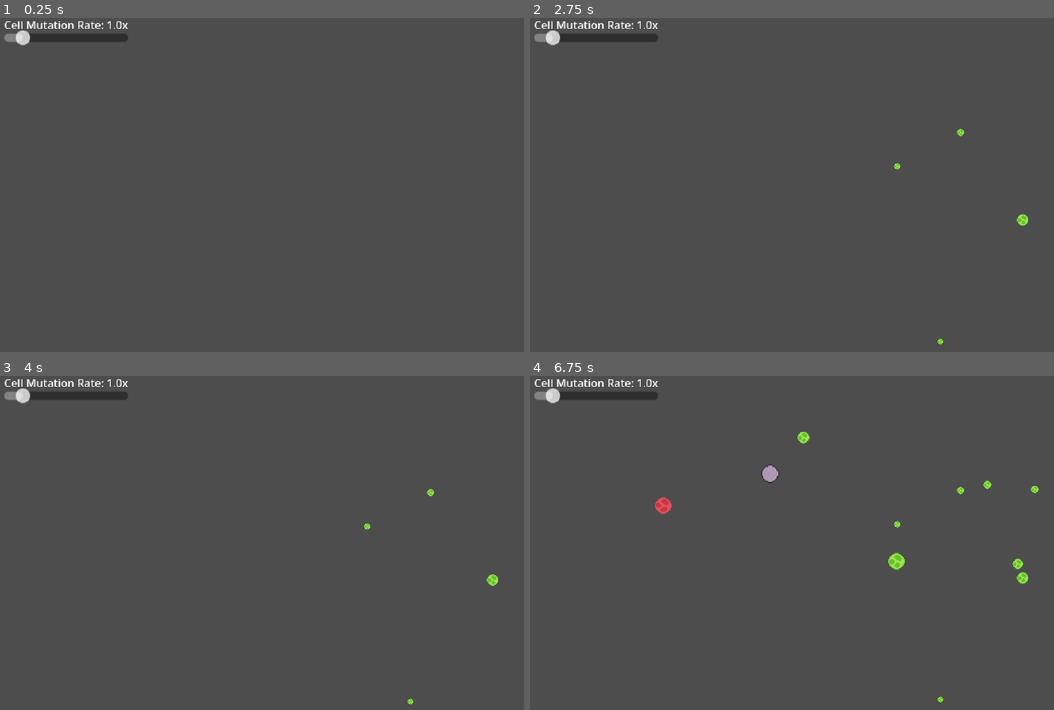
Above: before the commit, frames 1-4 (two rows, left to right).
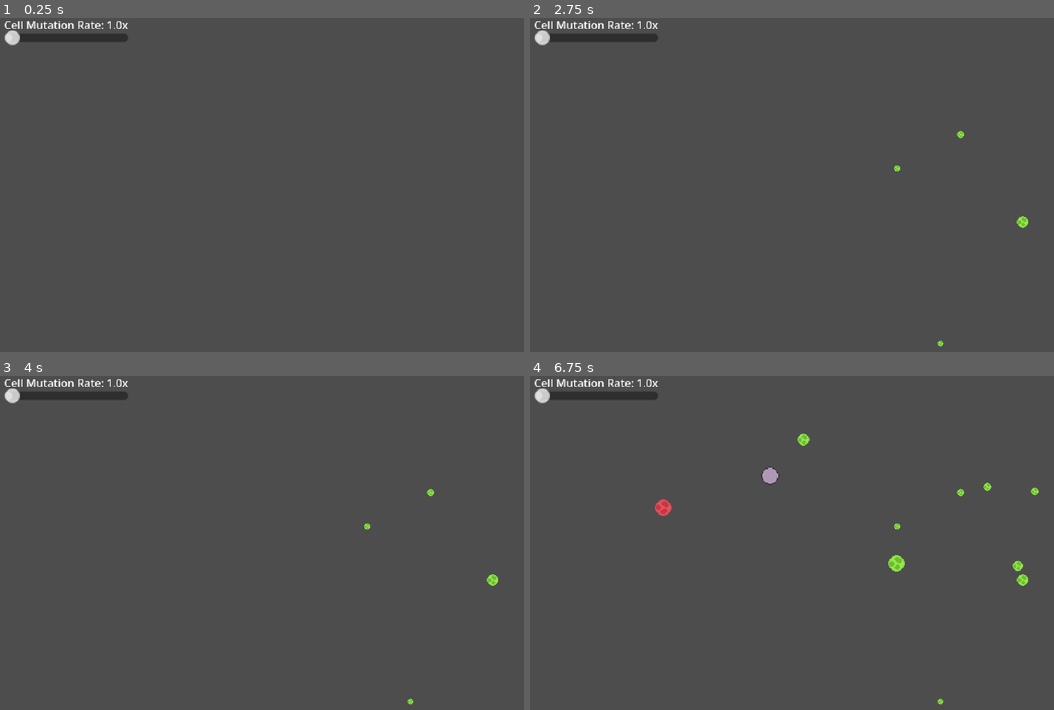
Above: after the commit, the same moments.

Repository: 255-Ping/Cells
Game: Godot game, scene res://Assets/Scenes/main.tscn
Same seed, same stepped clock (60 frames per second), same inputs: the game is played once before the commit and once after it. Before the commit the project starts from res://Scenes/main.tscn.
Inputs (mouse positions are in pixels of both pictures, inside the frame that each line leads up to):
- Up to frame 1 (0.25 s): no input
- Up to frame 2 (2.75 s): tap Enter at 0.5, 2 s; move the mouse to (1012, 185) at 0.52 s; tap S (camera_move_down) at 0.6 s; tap Space at 1.25 s; move the mouse to (729, 225) at 1.27 s; tap A (camera_move_left) at 1.35 s; move the mouse to (928, 121) at 2.02 s; tap D (camera_move_right) at 2.1 s
- Up to frame 3 (4 s): move the mouse to (298, 639) at 2.77 s; tap W (camera_move_up) at 2.85 s; tap Space at 3.5 s; move the mouse to (outside the picture) at 3.52 s; click (outside the picture) at 3.6 s
- Up to frame 4 (6.75 s): tap Enter at 4.25 s; move the mouse to (661, 506) at 4.27 s; tap M (spawn_meat) at 4.35 s; tap Space at 5 s; move the mouse to (896, 563) at 5.02 s; tap P (spawn_plant) at 5.1 s; move the mouse to (765, 469) at 5.77 s; tap C (spawn_random_cell) at 5.85 s; move the mouse to (1012, 543) at 6.52 s; tap S (camera_move_down) at 6.6 s

The runs differ from the first frame. In frame 1, 0.2% of the frame differs, in the area x 0-6%, y 3-9%; in frame 2, 0.3%; in frame 3, 0.2%; in frame 4, 0.7%, in the area x 0-98%, y 3-99%.

Commit message:
Species mutation and project restructuring

Diff:
--- a/Scenes/camera_controller.tscn
+++ b/Assets/Scenes/camera_controller.tscn
@@ -1,6 +1,6 @@
 [gd_scene format=3 uid="uid://bfbd6u6hy630j"]
 
-[ext_resource type="Script" uid="uid://jk4qyfhjhpnr" path="res://Scripts/camera_controller.gd" id="1_wovnw"]
+[ext_resource type="Script" uid="uid://xglwbirx5d1o" path="res://Assets/Scripts/camera_controller.gd" id="1_wovnw"]
 
 [node name="CameraController" type="Node2D" unique_id=2023753891]
 script = ExtResource("1_wovnw")
--- a/Scenes/cell.tscn
+++ b/Assets/Scenes/cell.tscn
@@ -1,8 +1,8 @@
 [gd_scene format=3 uid="uid://dy7v23qbb67yj"]
 
-[ext_resource type="Script" uid="uid://b25ehul0or7qe" path="res://Scripts/Cell/cell.gd" id="1_da881"]
-[ext_resource type="Texture2D" uid="uid://q8p7ue7reuji" path="res://Textures/cell.png" id="1_efq80"]
-[ext_resource type="FontFile" uid="uid://bknr6fkaj7uy4" path="res://Textures/Fonts/VCR_OSD_MONO_1.001.ttf" id="3_gilj4"]
+[ext_resource type="Script" uid="uid://cmi4laqu42vrj" path="res://Assets/Scripts/Cell/cell.gd" id="1_da881"]
+[ext_resource type="Texture2D" uid="uid://q8p7ue7reuji" path="res://Assets/Textures/cell.png" id="1_efq80"]
+[ext_resource type="FontFile" uid="uid://bknr6fkaj7uy4" path="res://Assets/Textures/Fonts/VCR_OSD_MONO_1.001.ttf" id="3_gilj4"]
 
 [sub_resource type="CircleShape2D" id="CircleShape2D_da881"]
 radius = 25.0
--- /dev/null
+++ b/Assets/Scenes/main.tscn
@@ -0,0 +1,10 @@
+[gd_scene format=3 uid="uid://bxjm8g8by244w"]
+
+[ext_resource type="Script" uid="uid://b7ejdg235d87w" path="res://Assets/Scripts/main.gd" id="1_jjgbg"]
+[ext_resource type="PackedScene" uid="uid://bfbd6u6hy630j" path="res://Assets/Scenes/camera_controller.tscn" id="2_8gbba"]
+
+[node name="PetriDish" type="Node2D" unique_id=1481378124]
+script = ExtResource("1_jjgbg")
+
+[node name="CameraController" parent="." unique_id=2065754908 instance=ExtResource("2_8gbba")]
+script = null
--- a/Scenes/meat.tscn
+++ b/Assets/Scenes/meat.tscn
@@ -1,7 +1,7 @@
 [gd_scene format=3 uid="uid://b0vrwv40croxl"]
 
-[ext_resource type="Texture2D" uid="uid://chmr7oygrcfh3" path="res://Textures/meat.png" id="1_7sx37"]
-[ext_resource type="Script" uid="uid://dvnbvt8g7f20q" path="res://Scripts/meat.gd" id="1_p2df8"]
+[ext_resource type="Texture2D" uid="uid://chmr7oygrcfh3" path="res://Assets/Textures/meat.png" id="1_7sx37"]
+[ext_resource type="Script" uid="uid://brgm3eyy1cwjk" path="res://Assets/Scripts/WorldObjects/meat.gd" id="1_p2df8"]
 
 [sub_resource type="CircleShape2D" id="CircleShape2D_p2df8"]
 radius = 11.045361
--- a/Scenes/plant.tscn
+++ b/Assets/Scenes/plant.tscn
@@ -1,7 +1,7 @@
 [gd_scene format=3 uid="uid://cml2iik2kb5i0"]
 
-[ext_resource type="Script" uid="uid://81q38seomhno" path="res://Scripts/plant.gd" id="1_6gypx"]
-[ext_resource type="Texture2D" uid="uid://cjqxtpemp0ee4" path="res://Textures/plant.png" id="1_fgu4o"]
+[ext_resource type="Script" uid="uid://dq6evdqf2f0dp" path="res://Assets/Scripts/WorldObjects/plant.gd" id="1_6gypx"]
+[ext_resource type="Texture2D" uid="uid://cjqxtpemp0ee4" path="res://Assets/Textures/plant.png" id="1_fgu4o"]
 
 [sub_resource type="CircleShape2D" id="CircleShape2D_6gypx"]
 radius = 11.045361
--- a/Scripts/Cell/cell.gd
+++ b/Assets/Scripts/Cell/cell.gd
@@ -15,6 +15,7 @@
 var diet_type: String
 var birth_type: String
 var parent: Node
+var parent_species_uuid: String
 
 #Targeting Variables
 var targets: Array
@@ -57,10 +58,14 @@
 var color: Color
 var damage_cooldown: float
 
+#Main class variable
 var main
 
 @onready var stats_panel = $Panel
 
+################
+#READY FUNCTION#
+################
 func _ready() -> void:
 	main = get_parent()
 	cell_uuid = gcs.create_uuid() #Generate new cell uuid
@@ -75,6 +80,7 @@
 		if diet_selector == 3:
 			diet_type = "herbivore"
 		species_uuid = gcs.create_uuid() #Generate new species uuid
+		parent_species_uuid = gcs.create_uuid()
 		color = Color(rng.randf_range(0.1,0.9),rng.randf_range(0.1,0.9),rng.randf_range(0.1,0.9),1.0)
 		growth_speed = rng.randf_range(0.000025,0.001)
 		movement_change = rng.randf_range(0.00001,0.01)
@@ -89,11 +95,22 @@
 		birth_hunger = rng.randf_range(1.5, birth_max_hunger * 0.75)
 
 #Cell is BORN
-	elif birth_type == "born":
+	elif birth_type.contains("born"):
 		if !parent:
 			queue_free()
+		if birth_type.contains("mutate"):
+			species_uuid = gcs.create_uuid()
+			parent_species_uuid = parent.species_uuid
+			color.r = gcs.create_rand_stat_from_stat(parent.color.r, 0.075 * main.cell_mutation_rate)
+			color.g = gcs.create_rand_stat_from_stat(parent.color.g, 0.075 * main.cell_mutation_rate)
+			color.b = gcs.create_rand_stat_from_stat(parent.color.b, 0.075 * main.cell_mutation_rate)
+		else:
+			species_uuid = parent.species_uuid
+			parent_species_uuid = parent.parent_species_uuid
+			color.r = gcs.create_rand_stat_from_stat(parent.color.r, 0.005 * main.cell_mutation_rate)
+			color.g = gcs.create_rand_stat_from_stat(parent.color.g, 0.005 * main.cell_mutation_rate)
+			color.b = gcs.create_rand_stat_from_stat(parent.color.b, 0.005 * main.cell_mutation_rate)
 		diet_type = parent.diet_type
-		species_uuid = parent.species_uuid
 		growth_speed = gcs.create_rand_stat_from_stat(parent.growth_speed, 0.000005 * main.cell_mutation_rate)
 		movement_change = gcs.create_rand_stat_from_stat(parent.movement_change, 0.00005 * main.cell_mutation_rate)
 		birth_damage = gcs.create_rand_stat_from_stat(parent.birth_damage, 0.05 * main.cell_mutation_rate)
@@ -105,11 +122,8 @@
 		hunger_drain = gcs.create_rand_stat_from_stat(parent.hunger_drain, 0.00005 * main.cell_mutation_rate)
 		growth_hunger = gcs.create_rand_stat_from_stat(parent.growth_hunger, 0.0005 * main.cell_mutation_rate)
 		birth_hunger = gcs.create_rand_stat_from_stat(parent.birth_hunger, 0.0005 * main.cell_mutation_rate)
-		color.r = gcs.create_rand_stat_from_stat(parent.color.r, 0.005 * main.cell_mutation_rate)
-		color.g = gcs.create_rand_stat_from_stat(parent.color.g, 0.005 * main.cell_mutation_rate)
-		color.b = gcs.create_rand_stat_from_stat(parent.color.b, 0.005 * main.cell_mutation_rate)
-
-#Apply stats
+
+#Apply stats to cell
 	$CollisionPolygon2D/Sprite2D.modulate = Color(color)
 	current_damage = birth_damage
 	current_damage_cooldown = damage_cooldown
@@ -119,15 +133,17 @@
 	current_movement_speed = birth_movement_speed
 	current_max_hunger = birth_max_hunger
 	current_hunger = birth_hunger * 0.5
+
+##################
+#PROCESS FUNCTION#
+##################
+func _process(delta: float) -> void:
 	_update_stats()
-
-func _process(delta: float) -> void:
 	_move(delta)
 	_attack(delta)
 	_grow(delta)
 	_hunger_check(delta)
 	_check_for_birth()
-	_update_stats()
 	_update_stats_panel()
 
 	if current_health <= 0:
@@ -137,9 +153,13 @@
 			main.summon_meat(global_position, current_scale * 0.6)
 		queue_free()
 
+#######################
+#UPDATE STATS UI PANEL#
+#######################
 func _update_stats_panel():
 	$Panel/Label.text = str("cell_uuid: ", cell_uuid, "\n",
 	"species_uuid: ", species_uuid, "\n",
+	"parent_species_uuid: ", parent_species_uuid, "\n",
 	"diet_type: ", diet_type, "\n",
 	"birth_type: ", birth_type, "\n",
 	"parent: ", parent, "\n",
@@ -187,31 +207,36 @@
 	"color: ", color, "\n")
 
 func _check_for_birth():
+
 	if current_hunger >= birth_hunger:
 		main.summon_cell(global_position, "born", self)
 		current_hunger -= birth_hunger
 
-
 func _grow(delta: float):
+	#Check for max growth
 	if current_growth >= 1:
 		return
+	#Check if hunger is greater than the amount needed to grow
 	if current_hunger > growth_hunger:
+		#Apply growth amount
 		current_growth += growth_speed * delta
+		#Apply new current stats
 		current_movement_speed = birth_movement_speed * (current_growth + 1)
 		current_scale = birth_scale * (current_growth + 1)
 		current_max_hunger = birth_max_hunger * (current_growth + 1)
+		#Check if hunger greater than 0 to drain
 		if current_hunger > 0:
 			current_hunger -= hunger_drain * delta
 
 func _hunger_check(delta: float):
-	#print(current_hunger)
-	#$Label.text = str(current_hunger)
+	#Check if hunger less than 0 for damage
 	if current_hunger <= 0:
 		current_health -= hunger_drain * delta
 		return
+	#Check for velocity to remove hunger
 	var velocity_average = (abs(velocity.x) + abs(velocity.y)) / 2
-	#print(velocity_average)
 	if velocity_average > 0:
+		#Remove hunger
 		current_hunger -= (hunger_drain * delta) * (velocity_average * 0.1)
 
 func _update_stats():
@@ -305,6 +330,12 @@
 			return
 		if area.get_parent().species_uuid == species_uuid:
 			return
+		if area.get_parent().species_uuid == parent_species_uuid:
+			return
+		if area.get_parent().parent_species_uuid == species_uuid:
+			return
+		if area.get_parent().parent_species_uuid == parent_species_uuid:
+			return
 		if !area.is_in_group("hitbox"):
 			return
 		if !area.get_parent().is_in_group("cell") or !area.get_parent().is_in_group("meat"):
@@ -315,6 +346,12 @@
 			return
 		if area.get_parent().species_uuid == species_uuid:
 			return
+		if area.get_parent().species_uuid == parent_species_uuid:
+			return
+		if area.get_parent().parent_species_uuid == species_uuid:
+			return
+		if area.get_parent().parent_species_uuid == parent_species_uuid:
+			return
 		if !area.is_in_group("hitbox"):
 			return
 		targets.append(area.get_parent())
@@ -369,6 +406,12 @@
 			return
 		if area.get_parent().species_uuid == species_uuid:
 			return
+		if area.get_parent().species_uuid == parent_species_uuid:
+			return
+		if area.get_parent().parent_species_uuid == species_uuid:
+			return
+		if area.get_parent().parent_species_uuid == parent_species_uuid:
+			return
 		if !area.is_in_group("hitbox"):
 			return
 		if !area.get_parent().is_in_group("cell") or !area.get_parent().is_in_group("meat"):
@@ -379,6 +422,12 @@
 			return
 		if area.get_parent().species_uuid == species_uuid:
 			return
+		if area.get_parent().species_uuid == parent_species_uuid:
+			return
+		if area.get_parent().parent_species_uuid == species_uuid:
+			return
+		if area.get_parent().parent_species_uuid == parent_species_uuid:
+			return
 		if !area.is_in_group("hitbox"):
 			return
 		attackable_targets.append(area.get_parent())
--- a/Scripts/plant.gd
+++ b/Assets/Scripts/WorldObjects/meat.gd
@@ -1,9 +1,10 @@
 extends RigidBody2D
-class_name Plant
+class_name Meat
 
 var size: float
 var health: float
-var species_uuid: String = "plant"
+var species_uuid: String = "meat"
+var parent_species_uuid: String = "0"
 
 func _ready() -> void:
 	await get_tree().process_frame
--- a/Scripts/meat.gd
+++ b/Assets/Scripts/WorldObjects/plant.gd
@@ -1,9 +1,10 @@
 extends RigidBody2D
-class_name Meat
+class_name Plant
 
 var size: float
 var health: float
-var species_uuid: String = "meat"
+var species_uuid: String = "plant"
+var parent_species_uuid: String = "0"
 
 func _ready() -> void:
 	await get_tree().process_frame
--- a/Scripts/main.gd
+++ b/Assets/Scripts/main.gd
@@ -4,10 +4,19 @@
 var math = Math.new()
 var rng = RandomNumberGenerator.new()
 
+var max_cells: int = 40
+var current_cells: int = 0
+
+var max_meat: int = 100
+var current_meat: int = 0
+
+var max_plant: int = 100
+var current_plant: int = 0
+
 #Node Variables
-@onready var cell_node = preload("res://Scenes/cell.tscn")
-@onready var plant_node = preload("res://Scenes/plant.tscn")
-@onready var meat_node = preload("res://Scenes/meat.tscn")
+@onready var cell_node = preload("res://Assets/Scenes/cell.tscn")
+@onready var plant_node = preload("res://Assets/Scenes/plant.tscn")
+@onready var meat_node = preload("res://Assets/Scenes/meat.tscn")
 
 #Cell Modifying Variables
 var cell_mutation_rate: float = 1.0
@@ -17,7 +26,7 @@
 var plant_summon_timer: float = 2.5
 
 func _ready() -> void:
-	Engine.max_fps = 60.0
+	Engine.max_fps = 60
 
 # Called every frame. 'delta' is the elapsed time since the previous frame.
 func _process(delta: float) -> void:
@@ -58,6 +67,8 @@
 func summon_cell(pos: Vector2, birth_type: String, parent: Node = null):
 	var instance = cell_node.instantiate()
 	instance.global_position = pos
+	if birth_type == "born" and rng.randf_range(0,1) < 0.25:
+		birth_type = birth_type + "-mutate"
 	instance.birth_type = birth_type
 	if parent:
 		instance.parent = parent
--- a/Scenes/main.tscn
+++ /dev/null
@@ -1,9 +0,0 @@
-[gd_scene load_steps=3 format=3 uid="uid://bxjm8g8by244w"]
-
-[ext_resource type="Script" uid="uid://cp85vmllm7vtk" path="res://Scripts/main.gd" id="1_jjgbg"]
-[ext_resource type="PackedScene" uid="uid://bfbd6u6hy630j" path="res://Scenes/camera_controller.tscn" id="2_8gbba"]
-
-[node name="PetriDish" type="Node2D"]
-script = ExtResource("1_jjgbg")
-
-[node name="CameraController" parent="." instance=ExtResource("2_8gbba")]
Renamed: Scripts/Cell/generate_cell_stats.gd -> Assets/Scripts/Cell/generate_cell_stats.gd
Renamed: Scripts/camera_controller.gd -> Assets/Scripts/camera_controller.gd
Renamed: Scripts/math.gd -> Assets/Scripts/math.gd
Renamed: Textures/Fonts/VCR_OSD_MONO_1.001.ttf -> Assets/Textures/Fonts/VCR_OSD_MONO_1.001.ttf
Not shown, changed: Assets/Textures/Fonts/VCR_OSD_MONO_1.001.ttf.import
Renamed: Textures/cell.aseprite -> Assets/Textures/cell.aseprite
Renamed: Textures/cell.png -> Assets/Textures/cell.png
Not shown, changed: Assets/Textures/cell.png.import
Renamed: Textures/meat.aseprite -> Assets/Textures/meat.aseprite
Renamed: Textures/meat.png -> Assets/Textures/meat.png
Not shown, changed: Assets/Textures/meat.png.import
Renamed: Textures/plant.aseprite -> Assets/Textures/plant.aseprite
(and 2 more such lines)
